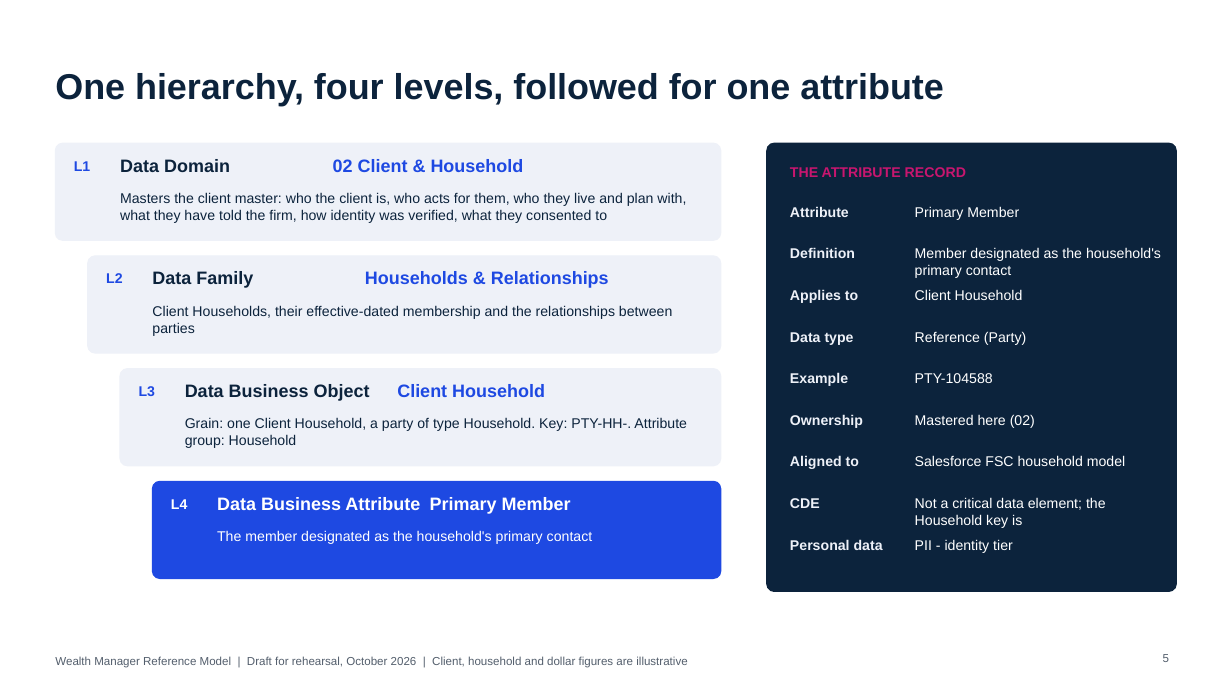
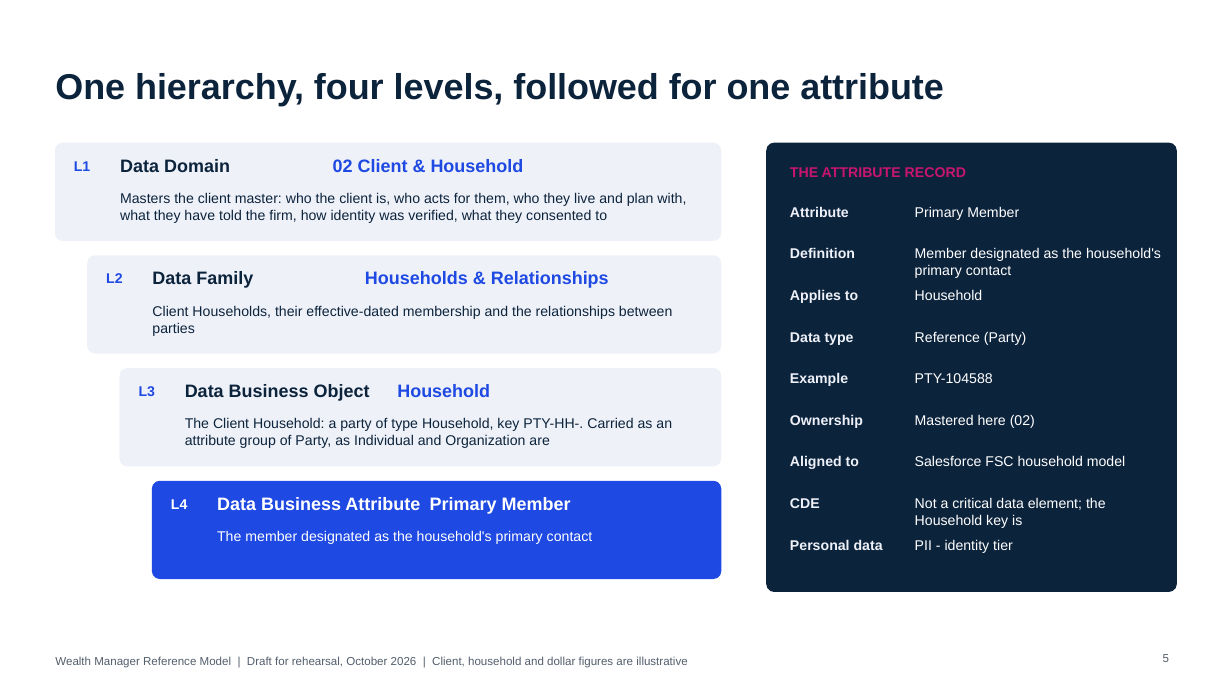
Before and after one commit to jlassetco/amt, a slide deck: slide 5 of wm/Wealth_Manager_Foundational_Talktrack.pptx. Drawn at 1232x693 pixels with LibreOffice and Linux fonts; fonts in the diff are those of the drawing. Boxes give left, top, right and bottom in pixels: in the first picture for what was removed or moved away, otherwise in the second. Text is boxed around its words. In the diff, an @@ line names an element or a change of style, - is before the commit and + after.

Commit message:
Update wm/Wealth_Manager_Foundational_Talktrack.pptx (2026-10-16)

```diff
--- a/wm/Wealth_Manager_Foundational_Talktrack.pptx
+++ b/wm/Wealth_Manager_Foundational_Talktrack.pptx
@@ text at (915, 289, 983, 300): text changed @@
-Client Household
+Household
@@ text at (397, 384, 490, 397): text changed @@
-Client Household
+Household
@@ text at (185, 417, 672, 448): text changed @@
-Grain: one Client Household, a party of type Household. Key: PTY-HH-. Attribute group: Household
+The Client Household: a party of type Household, key PTY-HH-. Carried as an attribute group of Party, as Individual and Organization are
```
